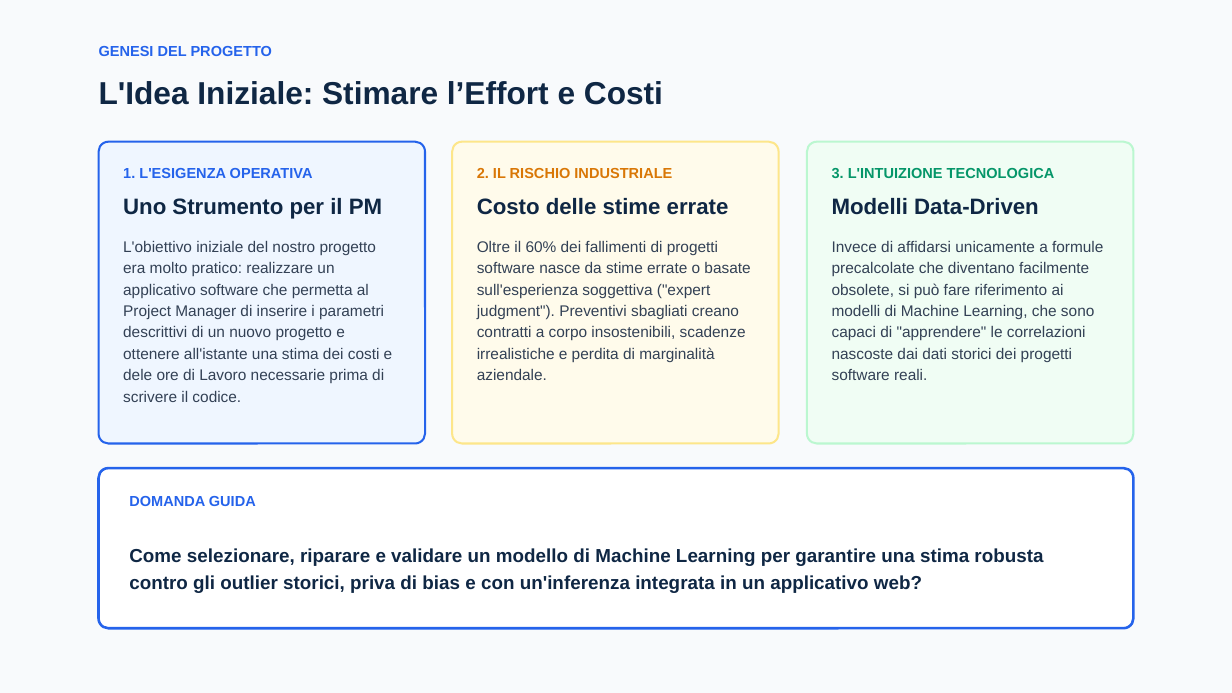
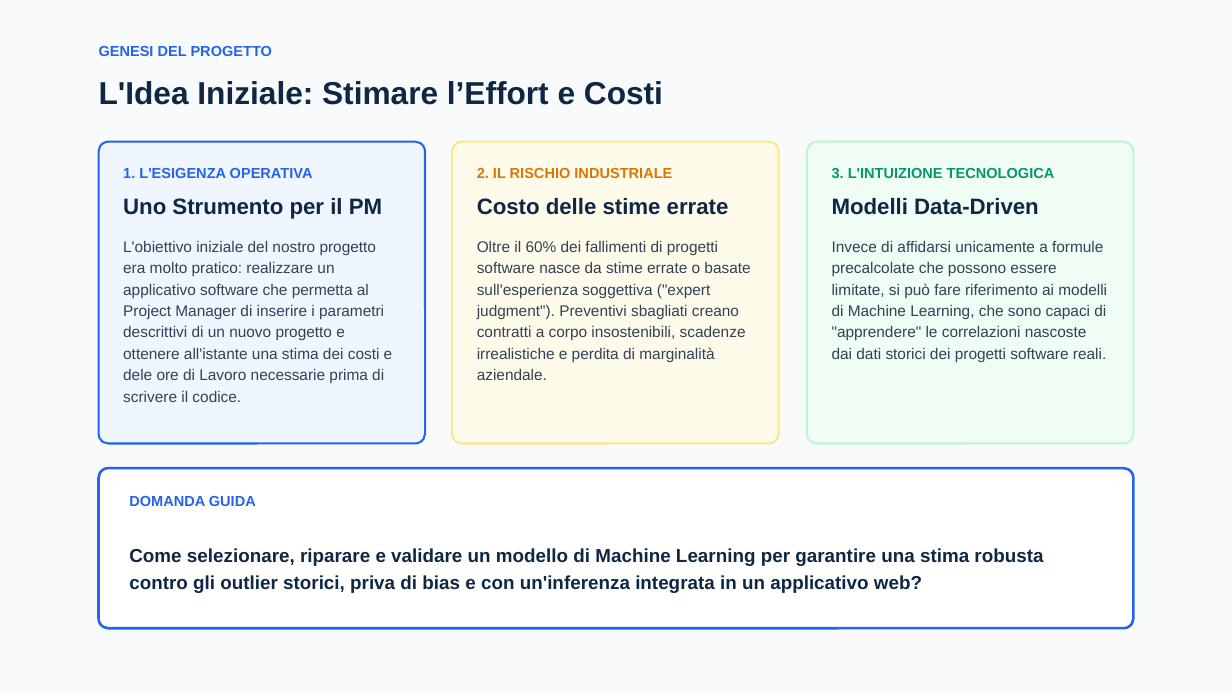
Before and after one commit to agostino-code/SPME-Project, a slide deck: slide 2 of docs/presentazione_SPME_Fuzzy_DCNN.pptx. Drawn at 1232x693 pixels with LibreOffice and Linux fonts; fonts in the diff are those of the drawing. Boxes give left, top, right and bottom in pixels: in the first picture for what was removed or moved away, otherwise in the second. Text is boxed around its words. In the diff, an @@ line names an element or a change of style, - is before the commit and + after.

```diff
--- a/docs/presentazione_SPME_Fuzzy_DCNN.pptx
+++ b/docs/presentazione_SPME_Fuzzy_DCNN.pptx
@@ text at (832, 241, 1107, 362): text changed @@
-Invece di affidarsi unicamente a formule precalcolate che diventano facilmente obsolete, si può fare riferimento ai modelli di Machine Learning, che sono capaci di "apprendere" le correlazioni nascoste dai dati storici dei progetti software reali.
+Invece di affidarsi unicamente a formule precalcolate che possono essere limitate, si può fare riferimento ai modelli di Machine Learning, che sono capaci di "apprendere" le correlazioni nascoste dai dati storici dei progetti software reali.
```
Also in this commit, not shown: 1 other slide changed.
